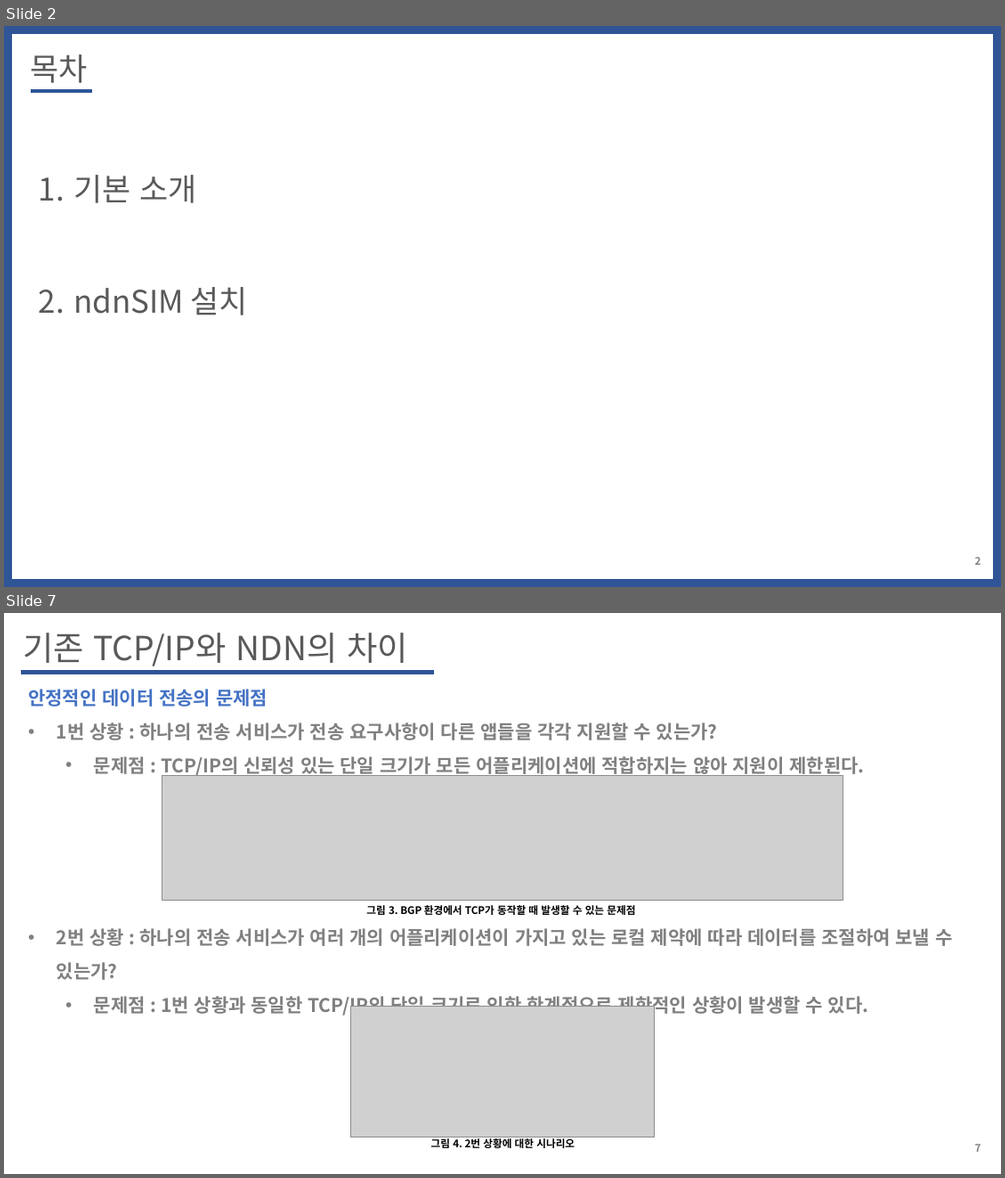
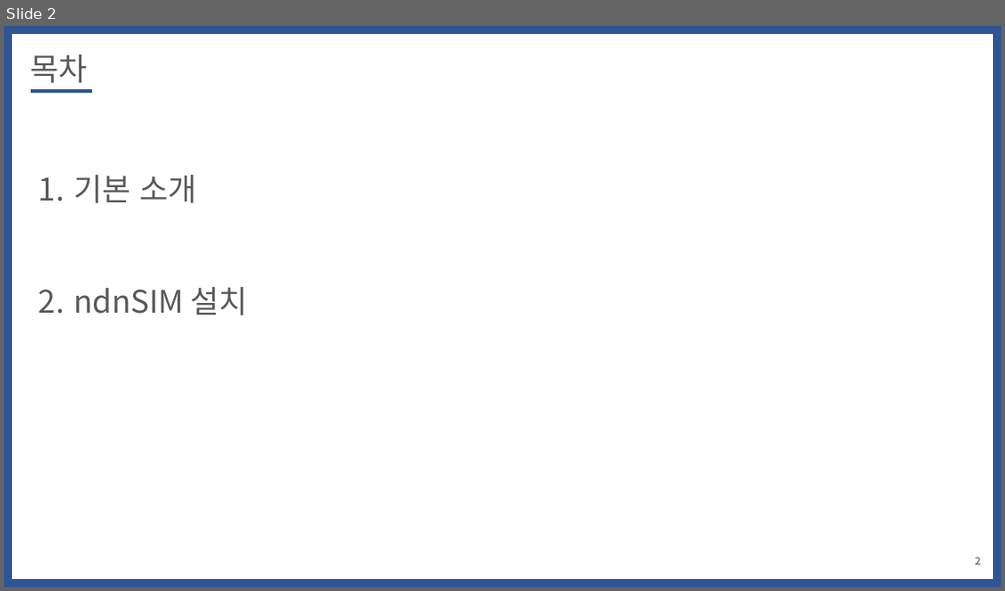
Before and after one commit to WoogiBoogi1129/ICN-NDN, a slide deck: Named-Data-Net/PPT/NDN_Tutorial_ndnSIM_Install.pptx. Shown one above the other, each under a label of ours: slides 2 and 7 before the commit, slide 2 after it; the slides between them are not shown. The pictures are 1005x1178 and 1005x591 pixels, drawn with LibreOffice and Linux fonts; fonts in the diff are those of the drawing; grey boxes stand for pictures. Boxes give left, top, right and bottom in pixels: in the first picture for what was removed or moved away, otherwise in the second. Text is boxed around its words. In the diff, an @@ line names an element or a change of style, - is before the commit and + after.

```diff
--- a/Named-Data-Net/PPT/NDN_Tutorial_ndnSIM_Install.pptx
+++ b/Named-Data-Net/PPT/NDN_Tutorial_ndnSIM_Install.pptx
@@ slide 7 removed at box(4, 613, 1001, 1174), background #FFFFFF @@
@@ text removed at box(23, 633, 408, 666) @@
-기존 TCP/IP와 NDN의 차이
@@ line removed from (21, 672) to (434, 672) @@
@@ text removed at box(28, 689, 864, 777) @@
-안정적인 데이터 전송의 문제점
-• 1번 상황 : 하나의 전송 서비스가 전송 요구사항이 다른 앱들을 각각 지원할 수 있는가?
-  • 문제점 : TCP/IP의 신뢰성 있는 단일 크기가 모든 어플리케이션에 적합하지는 않아 지원이 제한된다.
@@ picture removed at box(162, 775, 842, 900) @@
@@ text removed at box(366, 905, 635, 915) @@
-그림 3. BGP 환경에서 TCP가 동작할 때 발생할 수 있는 문제점
@@ text removed at box(57, 928, 952, 1016) @@
-• 2번 상황 : 하나의 전송 서비스가 여러 개의 어플리케이션이 가지고 있는 로컬 제약에 따라 데이터를 조절하여 보낼 수 있는가?
-  • 문제점 : 1번 상황과 동일한 TCP/IP의 단일 크기로 인한 한계점으로 제한적인 상황이 발생할 수 있다.
@@ picture removed at box(350, 1005, 654, 1136) @@
@@ text removed at box(431, 1136, 574, 1151) @@
-그림 4. 2번 상황에 대한 시나리오
@@ page number removed at box(975, 1143, 981, 1151) @@
-7
```
Also in this commit, not shown: 2 slides changed, 8 slides added, 9 other slides removed, 1 other file.
